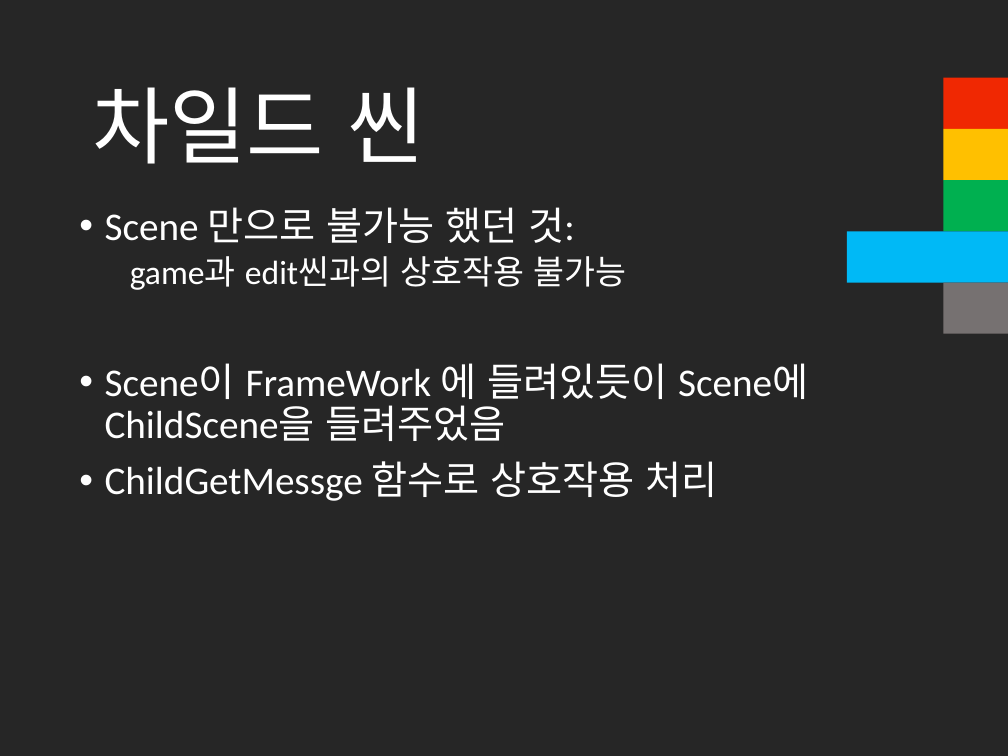
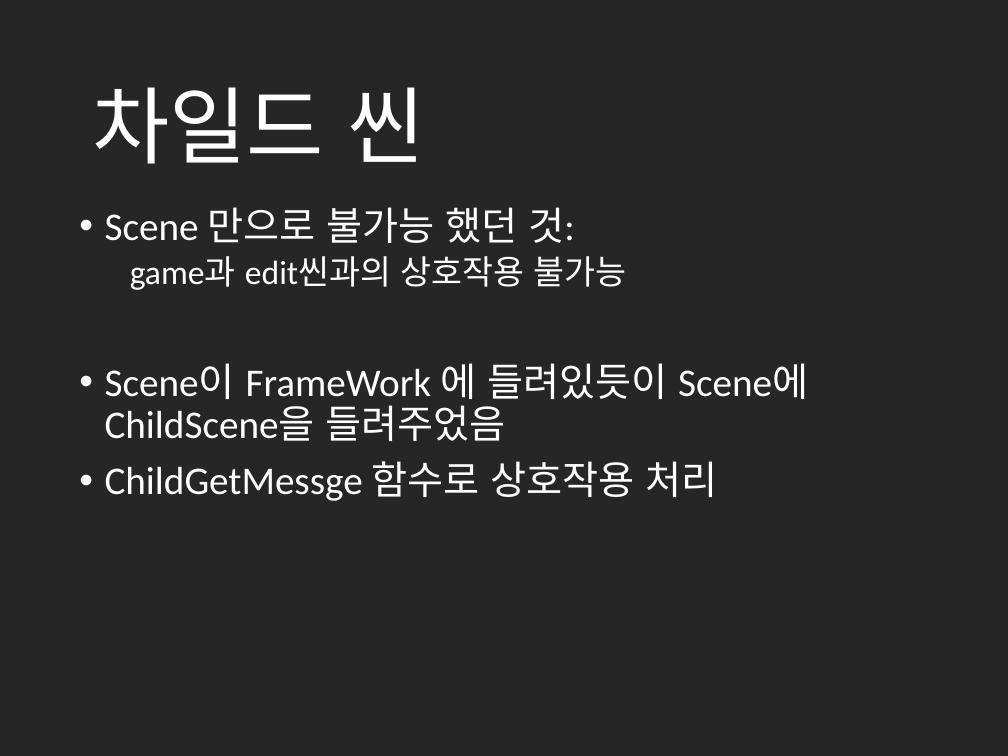
Before and after one commit to cmTEJAVA/Satellite, a slide deck: slide 10 of 발표자료/API 텀프로젝트 발표자료.pptx (slide 9 before the commit). Drawn at 1008x756 pixels with LibreOffice and Linux fonts; fonts in the diff are those of the drawing. Boxes give left, top, right and bottom in pixels: in the first picture for what was removed or moved away, otherwise in the second. Text is boxed around its words. In the diff, an @@ line names an element or a change of style, - is before the commit and + after.

```diff
--- a/발표자료/API 텀프로젝트 발표자료.pptx
+++ b/발표자료/API 텀프로젝트 발표자료.pptx
@@ rectangle removed at [943,78,1008,129] @@
@@ rectangle removed at [943,129,1008,180] @@
@@ rectangle removed at [943,180,1008,232] @@
@@ rectangle removed at [847,232,1008,283] @@
@@ rectangle removed at [943,282,1008,334] @@
```
Also in this commit, not shown: 4 other slides changed, 1 slide added, 2 other files.
